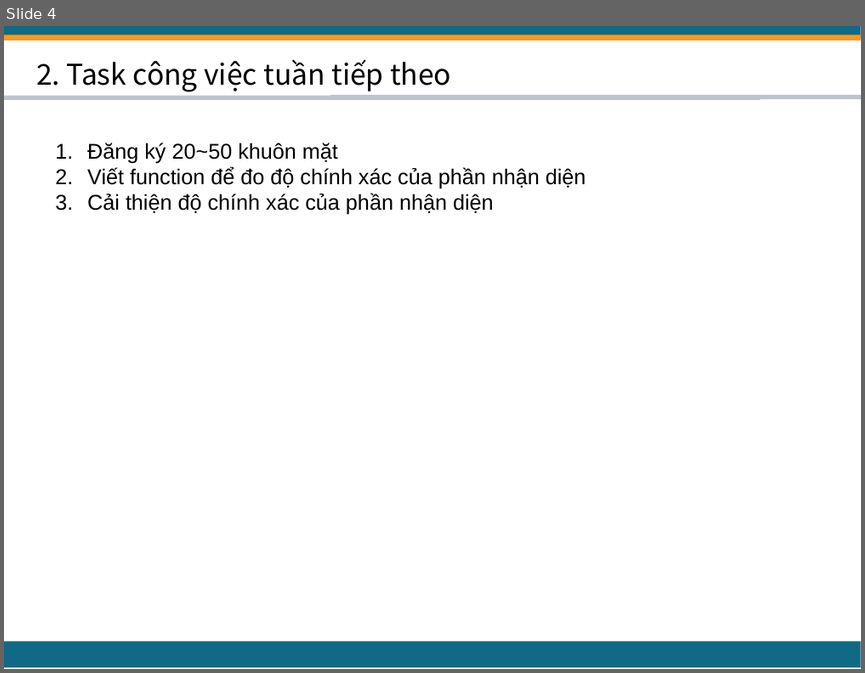
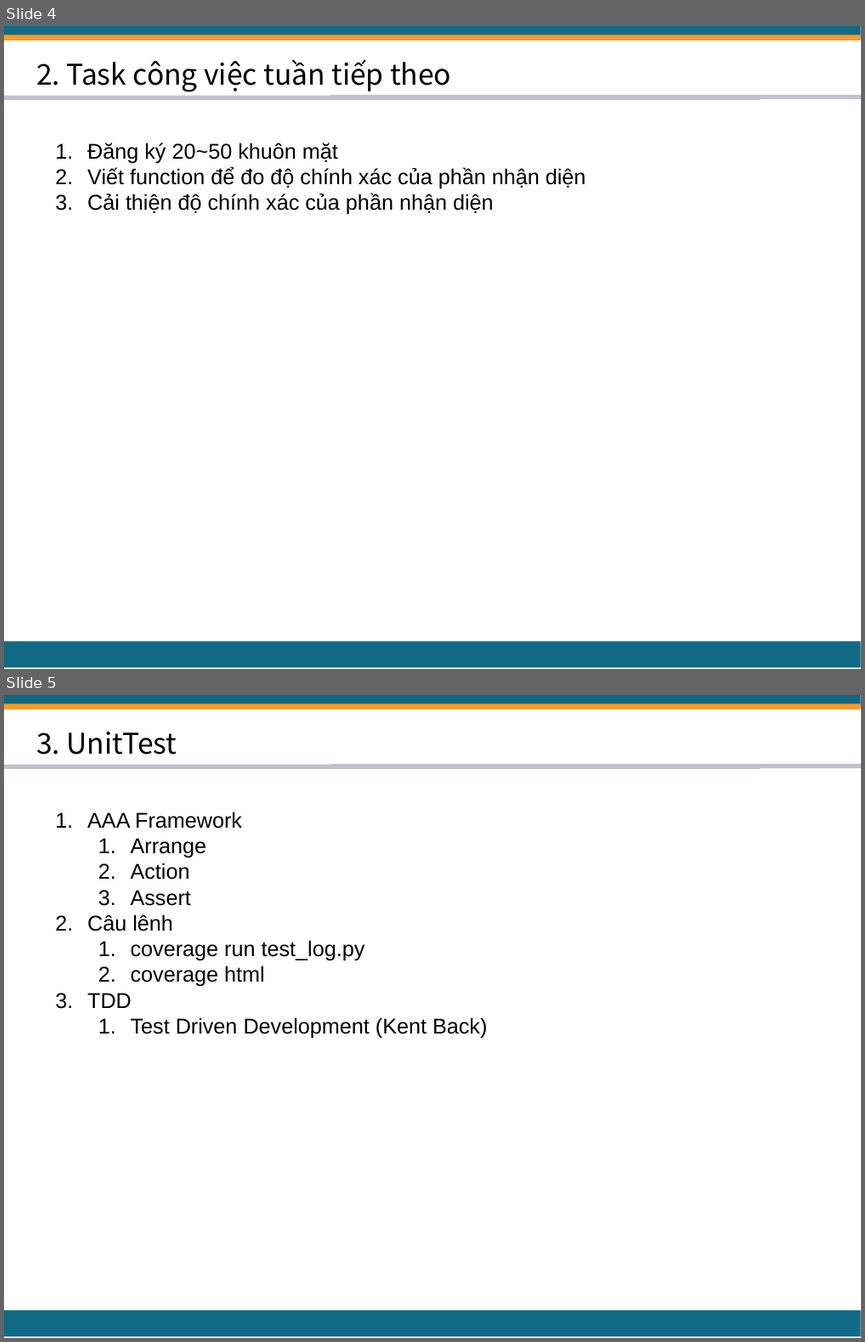
Before and after one commit to evil-nerver-die/FaceRecognitionContest, a slide deck: Doc/01_TaiLieuThamKhao/TaiLieuThamKhao4.pptx. Shown one above the other, each under a label of ours: slide 4 before the commit, slides 4 and 5 after it. The pictures are 865x673 and 865x1342 pixels, drawn with LibreOffice and Linux fonts; fonts in the diff are those of the drawing. Boxes give left, top, right and bottom in pixels: in the first picture for what was removed or moved away, otherwise in the second. Text is boxed around its words. In the diff, an @@ line names an element or a change of style, - is before the commit and + after.

```diff
--- a/Doc/01_TaiLieuThamKhao/TaiLieuThamKhao4.pptx
+++ b/Doc/01_TaiLieuThamKhao/TaiLieuThamKhao4.pptx
@@ slide 5 added at (x1=4, y1=695, x2=861, y2=1338), background #FFFFFF @@
@@ rectangle added at (x1=4, y1=695, x2=861, y2=708), fill #106A85 @@
@@ rectangle added at (x1=4, y1=703, x2=861, y2=709), fill #F89926 @@
@@ text added at (x1=36, y1=732, x2=177, y2=755), 24 pt, text #000000 @@
+3. UnitTest
@@ rectangle added at (x1=4, y1=765, x2=760, y2=769), fill #BEC2CD @@
@@ rectangle added at (x1=330, y1=764, x2=861, y2=768), fill #BEC2CD @@
@@ text added at (x1=87, y1=811, x2=487, y2=1038), 18 pt, text #000000 @@
+1. AAA Framework
+  1. Arrange
+  2. Action
+  3. Assert
+2. Câu lênh
+  1. coverage run test_log.py
+  2. coverage html
+3. TDD
+  1. Test Driven Development (Kent Back)
@@ rectangle added at (x1=4, y1=1310, x2=861, y2=1337), fill #106A85 @@
```
Also in this commit, not shown: 2 slides changed, 4 other files.
